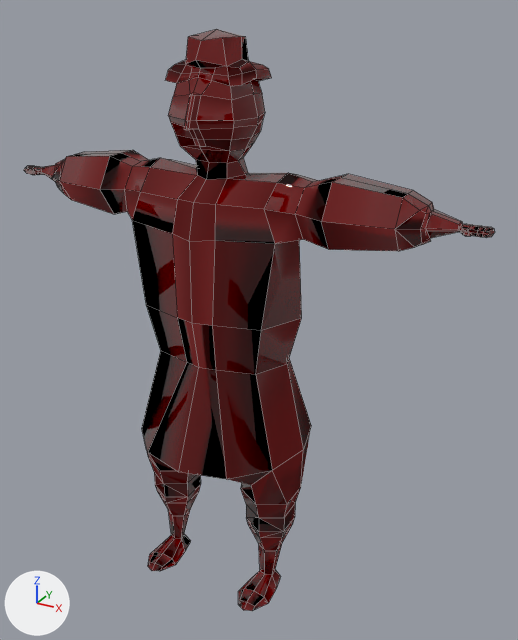
The FBX model Assets/Models/Adrián/Thief-GR.fbx, before and after one commit.
Both versions are drawn from a camera (50 mm lens) standing at (0.1033, -0.1338, 0.1721) and looking at (0.0084, 0.0388, 0.0858). The lights are fixed; the arrows at lower left show +X, +Y and +Z. Mesh edges are drawn as thin lines. Where no turn or scale is listed for an object, it has been applied to the vertices.

Objects in the first picture: 'BaseLP_Character1'.
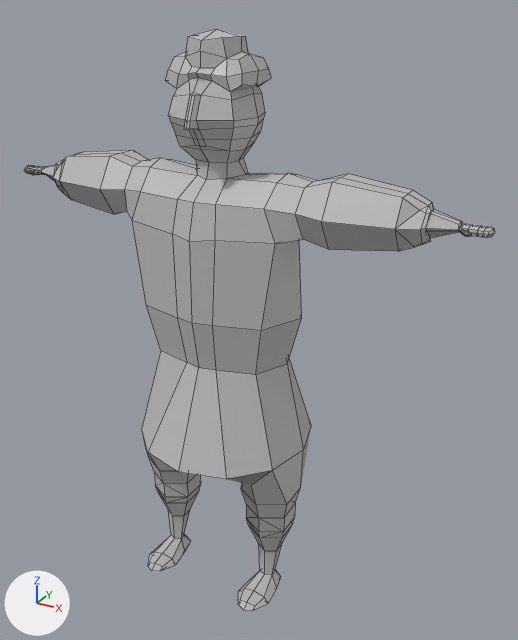
The newer file is also rescaled (x0.89), turned or shifted as a whole; pictures and numbers use the older file's frame.

Changed parts and their boxes [x1, y1, x2, y2] in the pictures (518 x 640 px; the box of a moved part takes in the faces that stretch with it):
```json
{"object": "BaseLP_Character1", "change": "recoloured, reshaped, shading changed", "before": [24, 29, 495, 611], "after": [24, 29, 495, 611], "on screen": "red to grey"}
{"part": 1, "of": "me_mesh", "change": "moved or reshaped", "before": [166, 37, 272, 100], "after": [166, 37, 272, 100]}
{"part": 2, "of": "me_mesh", "change": "shading changed", "before": [24, 29, 495, 611], "after": [24, 29, 495, 611]}
```

Edits to the scene script, one JSON object a line:
```json
{"op": "add", "block": "mat_lambert1", "code": ["mat_lambert1 = principled_material('lambert1')", "mat_lambert1.base_color = (0.5, 0.5, 0.5)  # grey #bcbcbc"]}
{"block": "me_mesh", "where": "me_mesh.from_pydata(...)  # 666 vertices, 694 faces; spans x -0.074..0.074, y 0.006..0.059, z -0.001..0.166"}
{"block": "me_mesh", "where": "# used by ob_baselp_character1; location = (0.0, 0.0, 0.0)"}
{"block": "me_mesh", "where": "# before: 2 (0.008, 0.039, 0.154) at pixel (258, 81), 5 (0.008, 0.025, 0.154) at pixel (230, 86), 26 (0.006, 0.026, 0.158) at pixel (226, 66), 27 (0.007, 0.032, 0.16) at pixel (242, 58), 28 (0.006, 0.038, 0.158)"}
{"block": "me_mesh", "where": "# before: 291 (0.0, 0.039, 0.159), 302 (0.0, 0.041, 0.155), 326 (0.009, 0.032, 0.159) at pixel (249, 61), 327 (0.01, 0.026, 0.158) at pixel (239, 67), 329 (0.01, 0.038, 0.158) at pixel (262, 64)"}
{"block": "me_mesh", "where": "# before: 330 (0.007, 0.026, 0.156) at pixel (228, 76), 337 (0.003, 0.025, 0.156) at pixel (213, 74), 354 (-0.008, 0.039, 0.154), 357 (-0.008, 0.025, 0.154) at pixel (176, 83), 378 (-0.006, 0.026, 0.158) at pixel (185, 64)"}
{"block": "me_mesh", "where": "# before: 379 (-0.007, 0.032, 0.16), 380 (-0.006, 0.038, 0.158), 645 (-0.009, 0.032, 0.159), 646 (-0.01, 0.026, 0.158) at pixel (174, 64), 648 (-0.01, 0.038, 0.158)"}
{"block": "me_mesh", "where": "# before: 649 (-0.007, 0.026, 0.156) at pixel (181, 73), 654 (-0.003, 0.025, 0.156) at pixel (190, 73)"}
{"op": "remove", "block": "me_mesh", "code": "me_mesh.materials.append(mat_material__23)  # dark red #680000"}
{"block": "me_mesh", "change": "me_mesh part 1"}
{"op": "add", "block": "me_mesh", "code": "for i in [26, 27, 28, 291, 326, 327, 329, 378, 379, 380, 645, 646, 648]: me_mesh.vertices[i].co += Vector((0.0, 0.0, 0.002))"}
{"op": "add", "block": "me_mesh", "code": "for i in [2, 5, 302, 354, 357]: me_mesh.vertices[i].co += Vector((0.0, 0.0, -0.001))"}
{"op": "add", "block": "me_mesh", "code": "for i in [330, 337, 649, 654]: me_mesh.vertices[i].co += Vector((0.0, -0.001, 0.0))"}
{"op": "set", "path": "me_mesh.vertices[290].co", "old": "(0.0, 0.022, 0.16)", "new": "(0.0, 0.024, 0.162)", "note": "pixel (195, 60) -> pixel (200, 51)"}
{"op": "set", "path": "me_mesh.vertices[324].co", "old": "(0.011, 0.032, 0.155)", "new": "(0.011, 0.032, 0.153)", "note": "pixel (256, 78) -> pixel (256, 86)"}
{"op": "set", "path": "me_mesh.vertices[332].co", "old": "(0.011, 0.032, 0.157)", "new": "(0.012, 0.032, 0.157)", "note": "pixel (256, 69) -> pixel (258, 70)"}
{"op": "set", "path": "me_mesh.vertices[334].co", "old": "(0.007, 0.038, 0.156)", "new": "(0.007, 0.04, 0.158)"}
{"op": "set", "path": "me_mesh.vertices[335].co", "old": "(0.0, 0.04, 0.157)", "new": "(0.0, 0.041, 0.159)"}
{"op": "set", "path": "me_mesh.vertices[336].co", "old": "(0.0, 0.023, 0.157)", "new": "(0.0, 0.022, 0.157)", "note": "pixel (199, 72) -> pixel (195, 72)"}
{"op": "set", "path": "me_mesh.vertices[643].co", "old": "(-0.011, 0.032, 0.155)", "new": "(-0.011, 0.032, 0.153)"}
{"op": "set", "path": "me_mesh.vertices[651].co", "old": "(-0.011, 0.032, 0.157)", "new": "(-0.012, 0.032, 0.157)"}
{"op": "set", "path": "me_mesh.vertices[652].co", "old": "(-0.011, 0.038, 0.157)", "new": "(-0.011, 0.04, 0.157)"}
{"op": "set", "path": "me_mesh.vertices[653].co", "old": "(-0.007, 0.038, 0.156)", "new": "(-0.007, 0.04, 0.158)"}
{"block": "me_mesh", "change": "me_mesh part 2: edges marked sharp go from 1263 to 1190"}
{"op": "add", "block": "me_mesh", "code": "me_mesh.materials.append(mat_lambert1)  # grey #bcbcbc"}
```
